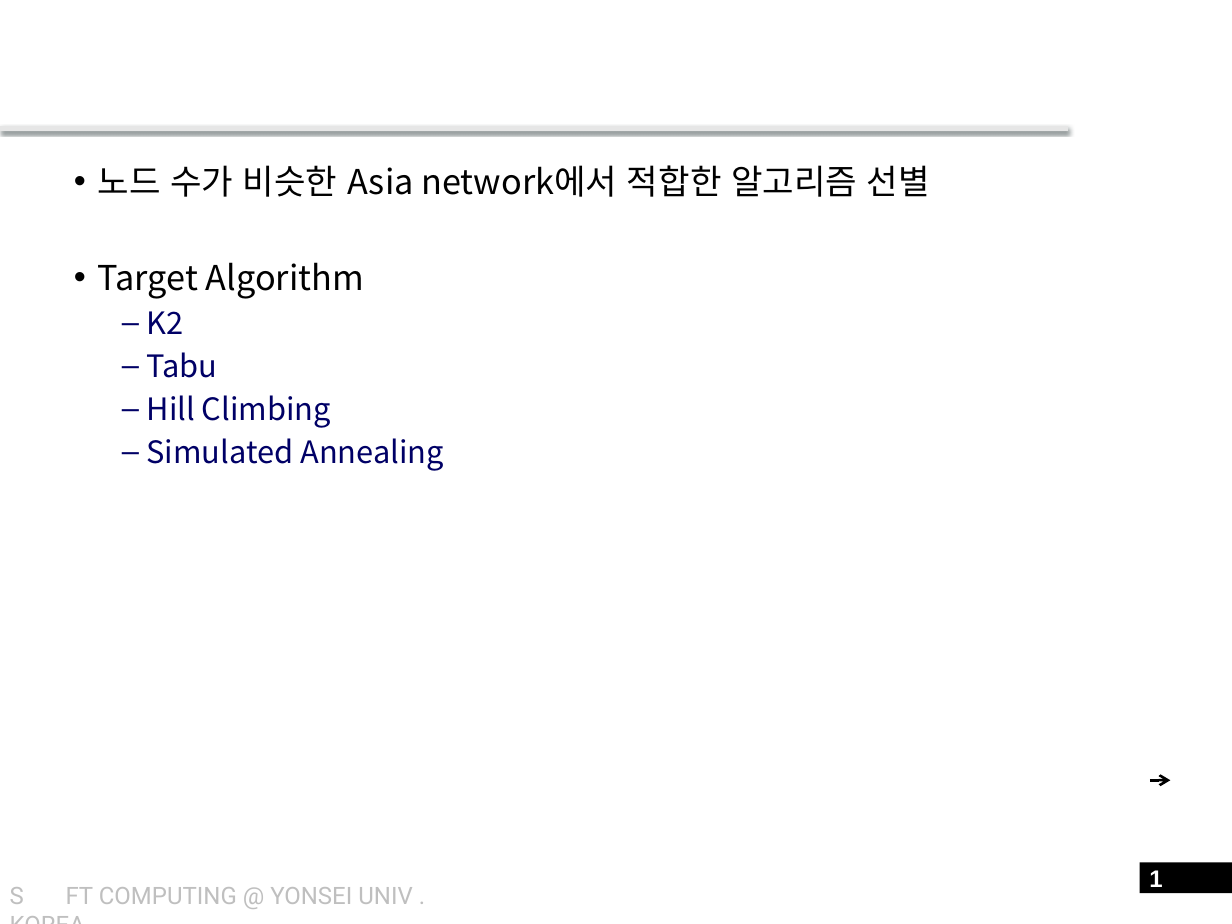
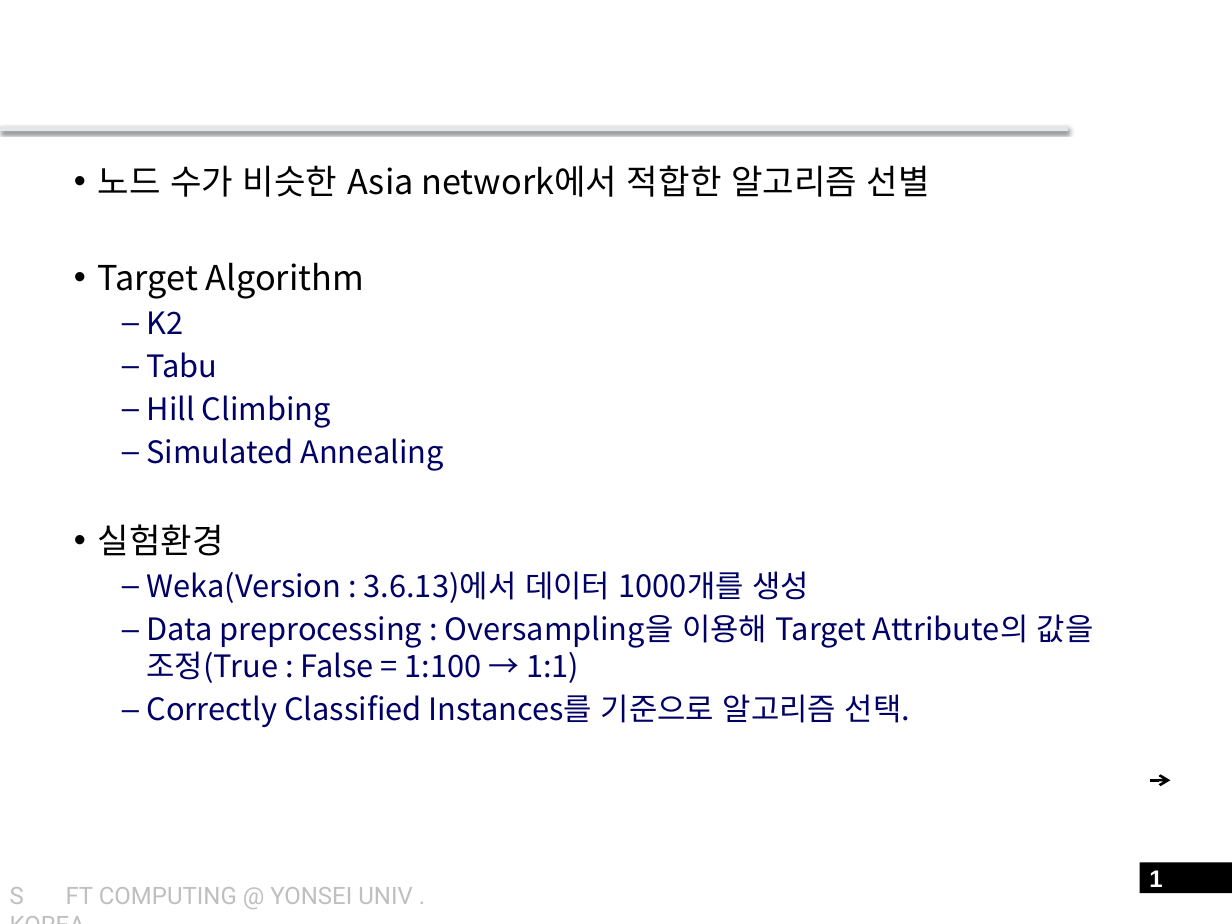
Before and after one commit to LEECHHE/capstone, a slide deck: slide 2 of papers/소종 계획표 - 복사본.pptx. Drawn at 1232x924 pixels with LibreOffice and Linux fonts; fonts in the diff are those of the drawing; background and template pictures are left out. Boxes give left, top, right and bottom in pixels: in the first picture for what was removed or moved away, otherwise in the second. Text is boxed around its words. In the diff, an @@ line names an element or a change of style, - is before the commit and + after.

```diff
--- a/papers/소종 계획표 - 복사본.pptx
+++ b/papers/소종 계획표 - 복사본.pptx
@@ text at box(98, 524, 1094, 727): paragraphs added @@
+• 실험환경
+  – Weka(Version : 3.6.13)에서 데이터 1000개를 생성
+  – Data preprocessing : Oversampling을 이용해 Target Attribute의 값을 조정(True : False = 1:100 → 1:1)
+  – Correctly Classified Instances를 기준으로 알고리즘 선택.
```
Also in this commit, not shown: 3 slides added, 1 slide removed.
